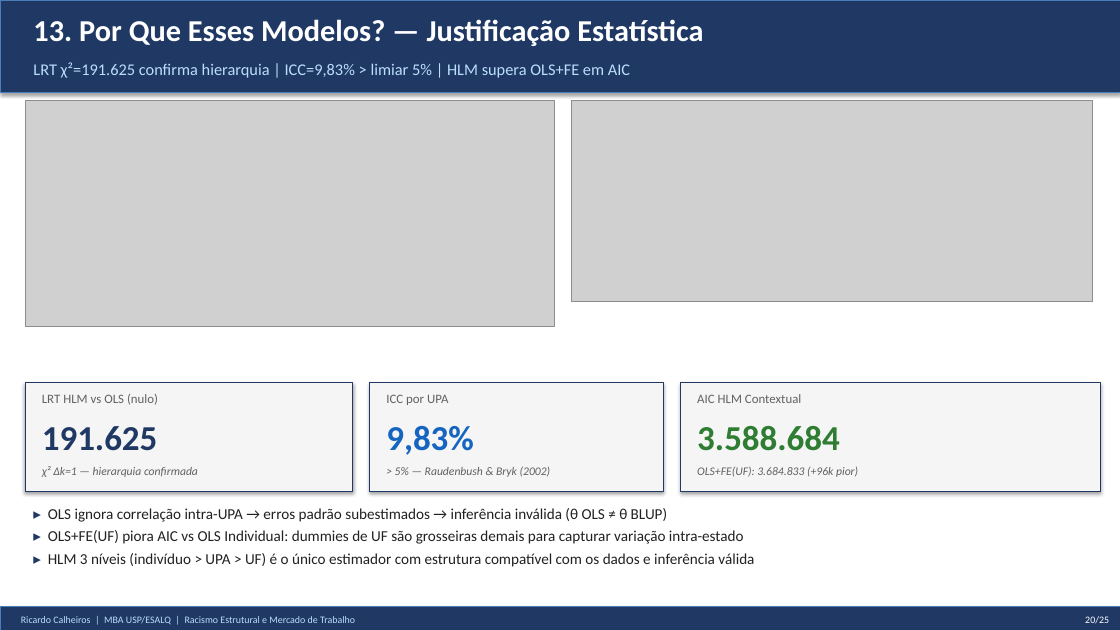
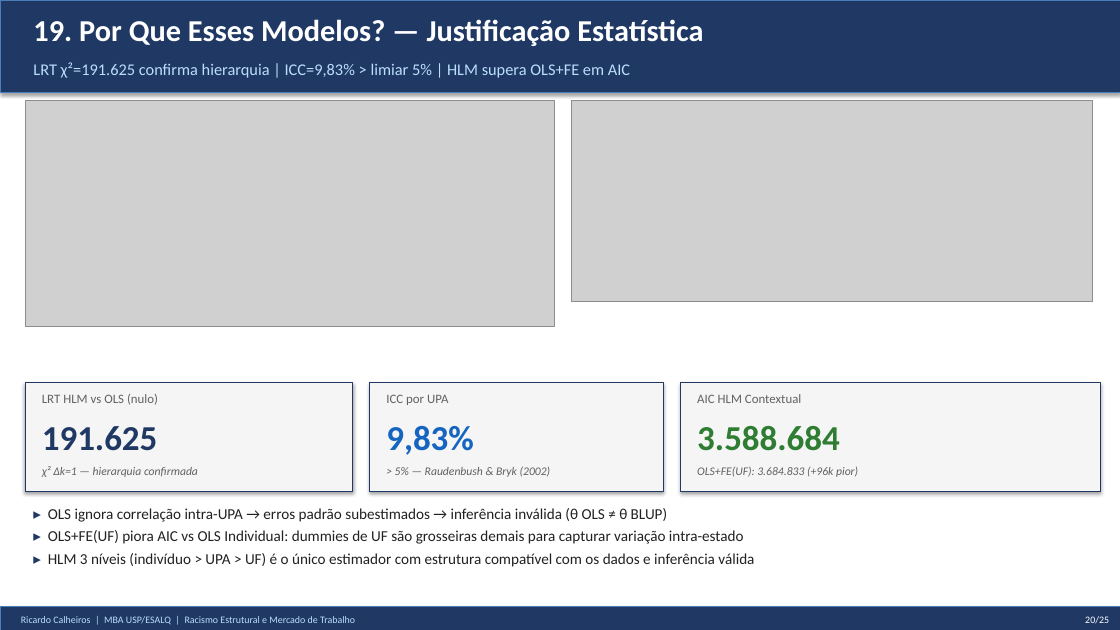
Before and after one commit to rickinrj-ux/ProjetoRacismoPNAD, a slide deck: slide 20 of apresentacao_tcc.pptx. Drawn at 1120x630 pixels with LibreOffice and Linux fonts; fonts in the diff are those of the drawing; grey boxes stand for pictures. Boxes give left, top, right and bottom in pixels: in the first picture for what was removed or moved away, otherwise in the second. Text is boxed around its words. In the diff, an @@ line names an element or a change of style, - is before the commit and + after.

```diff
--- a/apresentacao_tcc.pptx
+++ b/apresentacao_tcc.pptx
@@ text at <box>33,19,703,46</box>: text changed @@
-13. Por Que Esses Modelos? — Justificação Estatística
+19. Por Que Esses Modelos? — Justificação Estatística
```
Also in this commit, not shown: 20 other slides changed, 3 other files.
